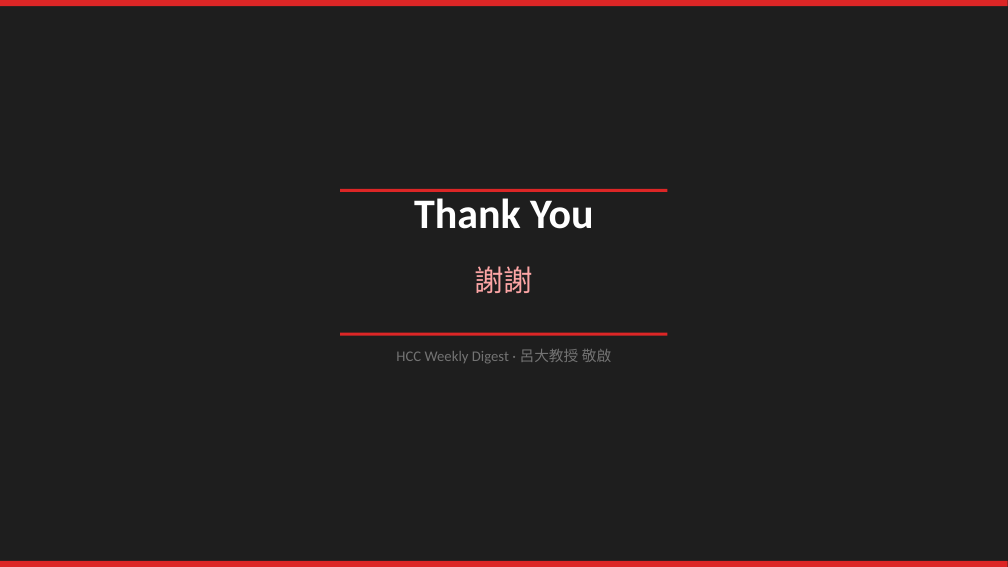
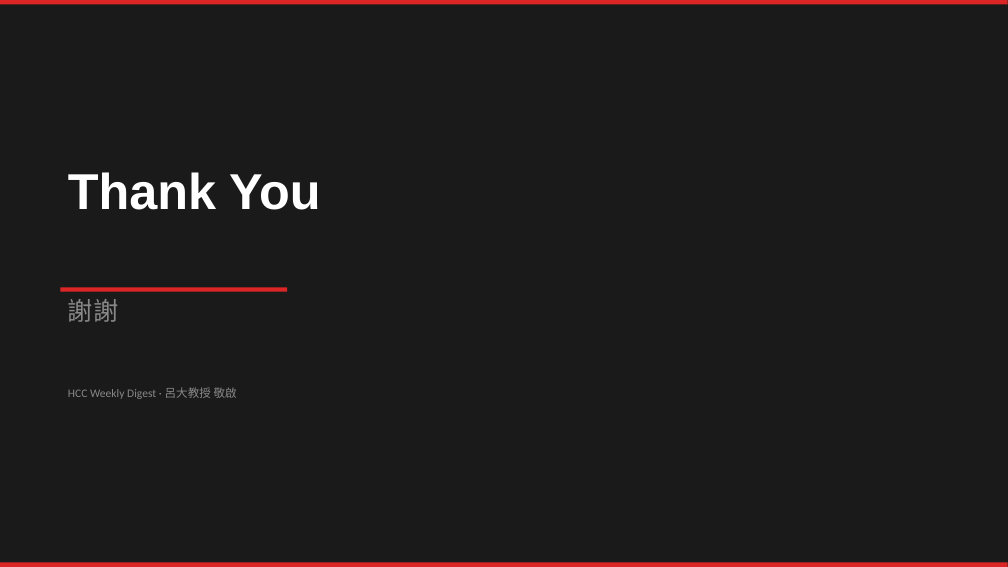
Before and after one commit to jejenhu-maker/hcc-weekly-digest, a slide deck: slide 24 of docs/latest-digest.pptx. Drawn at 1008x567 pixels with LibreOffice and Linux fonts; fonts in the diff are those of the drawing. Boxes give left, top, right and bottom in pixels: in the first picture for what was removed or moved away, otherwise in the second. Text is boxed around its words. In the diff, an @@ line names an element or a change of style, - is before the commit and + after.

```diff
--- a/docs/latest-digest.pptx
+++ b/docs/latest-digest.pptx
@@ background #1E1E1E to #1A1A1A @@
@@ text "Thank You": place and size @@
-text "Thank You" at [414,198,593,229]
+text "Thank You" at [68,172,320,210]
@@ text "Thank You" at [68,172,320,210]: size 40 to 48 pt, font Calibri to Arial; alignment centre to left @@
@@ rectangle removed at [340,189,668,192] @@
@@ text "謝謝": place and size @@
-text "謝謝" at [474,266,533,293]
+text "謝謝" at [68,299,118,322]
@@ text "謝謝" at [68,299,118,322]: size 28 to 24 pt, text colour #FCA5A5 to #888888; alignment centre to left @@
@@ rectangle added at [60,287,287,292], fill #DC2626 @@
@@ rectangle removed at [340,333,668,336] @@
@@ text "HCC Weekly Digest · 呂大教授 ...": place and size @@
-text "HCC Weekly Digest · 呂大教授 ..." at [396,349,611,364]
+text "HCC Weekly Digest · 呂大教授 ..." at [68,387,237,399]
@@ text "HCC Weekly Digest · 呂大教授 ..." at [68,387,237,399]: size 14 to 11 pt, text colour #737373 to #888888; alignment centre to left @@
```
Also in this commit, not shown: 12 other slides changed, 11 slides added, 11 slides removed, 6 other files.
